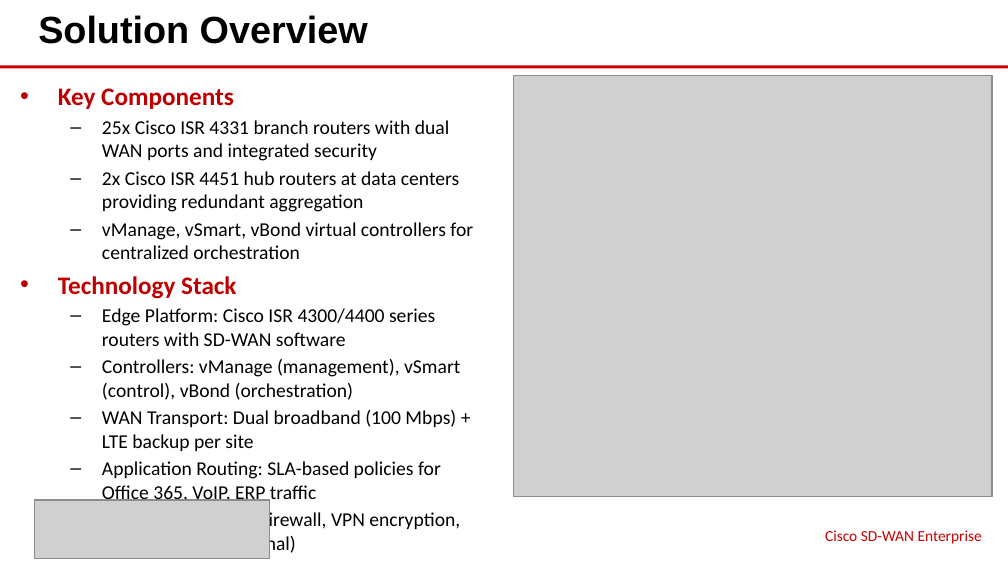
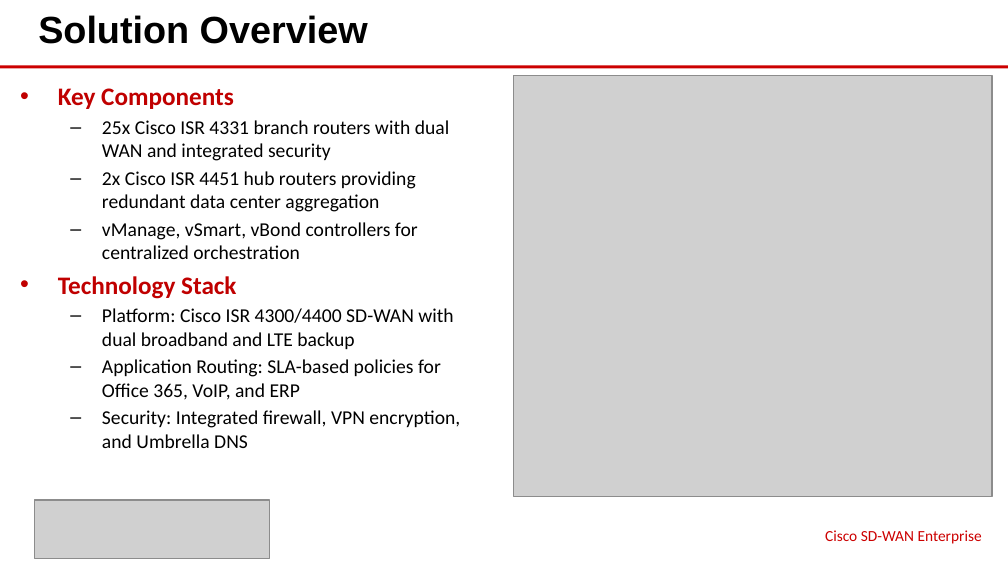
Before and after one commit to eoframework/solutions, a slide deck: slide 4 of solutions/cisco/network/sd-wan-enterprise/presales/solution-briefing.pptx. Drawn at 1008x567 pixels with LibreOffice and Linux fonts; fonts in the diff are those of the drawing; grey boxes stand for pictures. Boxes give left, top, right and bottom in pixels: in the first picture for what was removed or moved away, otherwise in the second. Text is boxed around its words. In the diff, an @@ line names an element or a change of style, - is before the commit and + after.

```diff
--- a/solutions/cisco/network/sd-wan-enterprise/presales/solution-briefing.pptx
+++ b/solutions/cisco/network/sd-wan-enterprise/presales/solution-briefing.pptx
@@ text at [102, 120, 450, 259]: text changed @@
-  – 25x Cisco ISR 4331 branch routers with dual WAN ports and integrated security
-  – 2x Cisco ISR 4451 hub routers at data centers providing redundant aggregation
-  – vManage, vSmart, vBond virtual controllers for centralized orchestration
+  – 25x Cisco ISR 4331 branch routers with dual WAN and integrated security
+  – 2x Cisco ISR 4451 hub routers providing redundant data center aggregation
+  – vManage, vSmart, vBond controllers for centralized orchestration
@@ text at [102, 308, 460, 448]: text changed @@
-  – Edge Platform: Cisco ISR 4300/4400 series routers with SD-WAN software
-  – Controllers: vManage (management), vSmart (control), vBond (orchestration)
-  – WAN Transport: Dual broadband (100 Mbps) + LTE backup per site
-  – Application Routing: SLA-based policies for Office 365, VoIP, ERP traffic
-  – Security: Integrated firewall, VPN encryption, Umbrella DNS (optional)
+  – Platform: Cisco ISR 4300/4400 SD-WAN with dual broadband and LTE backup
+  – Application Routing: SLA-based policies for Office 365, VoIP, and ERP
+  – Security: Integrated firewall, VPN encryption, and Umbrella DNS
```
Also in this commit, not shown: 1 other slide changed, 29 other files.
